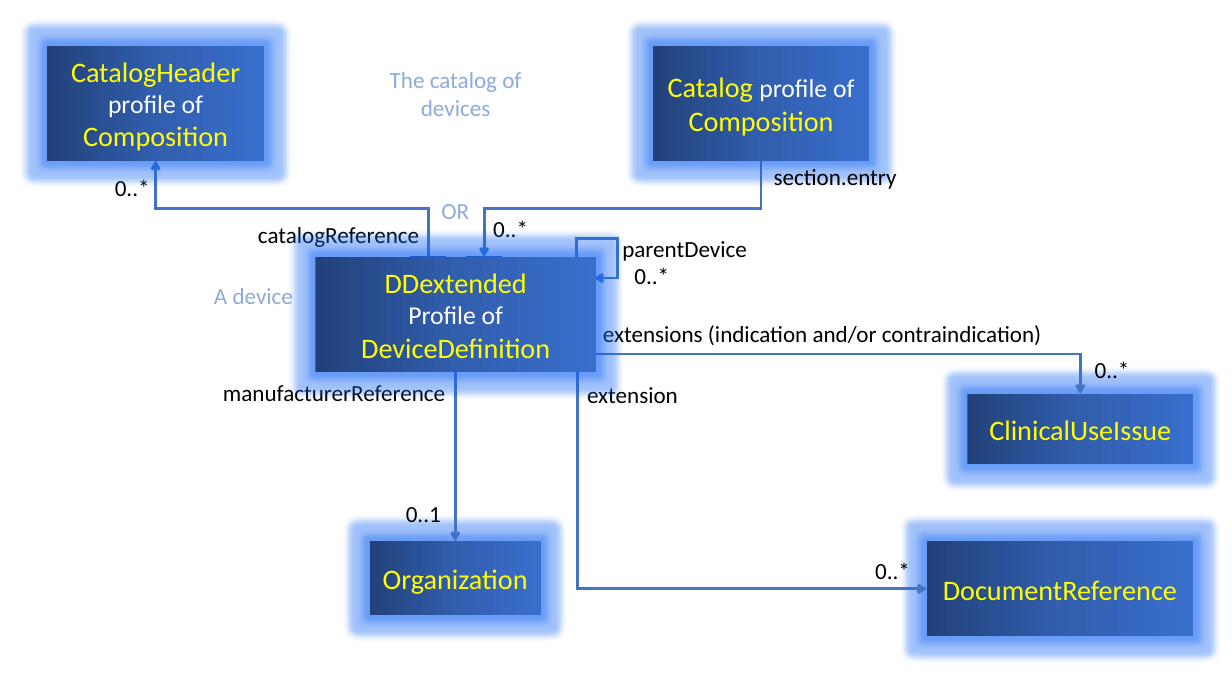
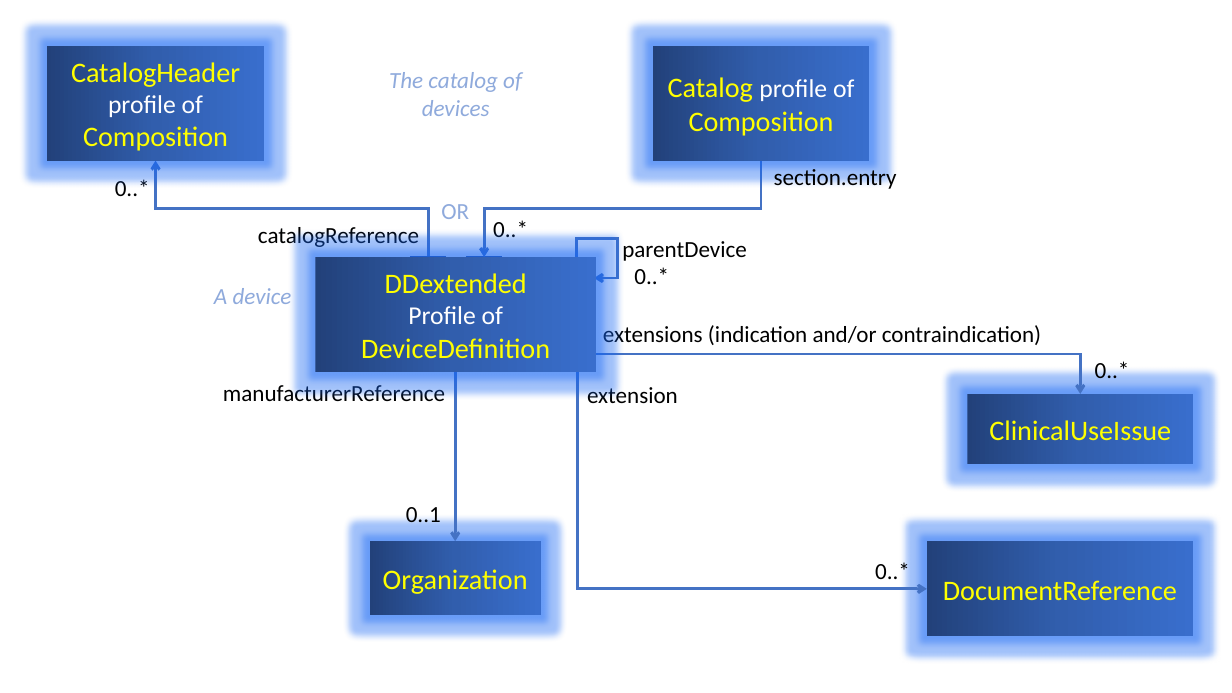
Before and after one commit to HL7/fhir-order-catalog, a slide deck: slide 1 of input/images-source/DeviceCatalog.pptx. Drawn at 1232x693 pixels with LibreOffice and Linux fonts; fonts in the diff are those of the drawing. Boxes give left, top, right and bottom in pixels: in the first picture for what was removed or moved away, otherwise in the second. Text is boxed around its words. In the diff, an @@ line names an element or a change of style, - is before the commit and + after.

```diff
--- a/input/images-source/DeviceCatalog.pptx
+++ b/input/images-source/DeviceCatalog.pptx
@@ text "The catalog of devices" at (389, 72, 522, 116): italic on @@
@@ text "A device" at (214, 288, 292, 304): italic on @@
```
Also in this commit, not shown: 15 other files.
